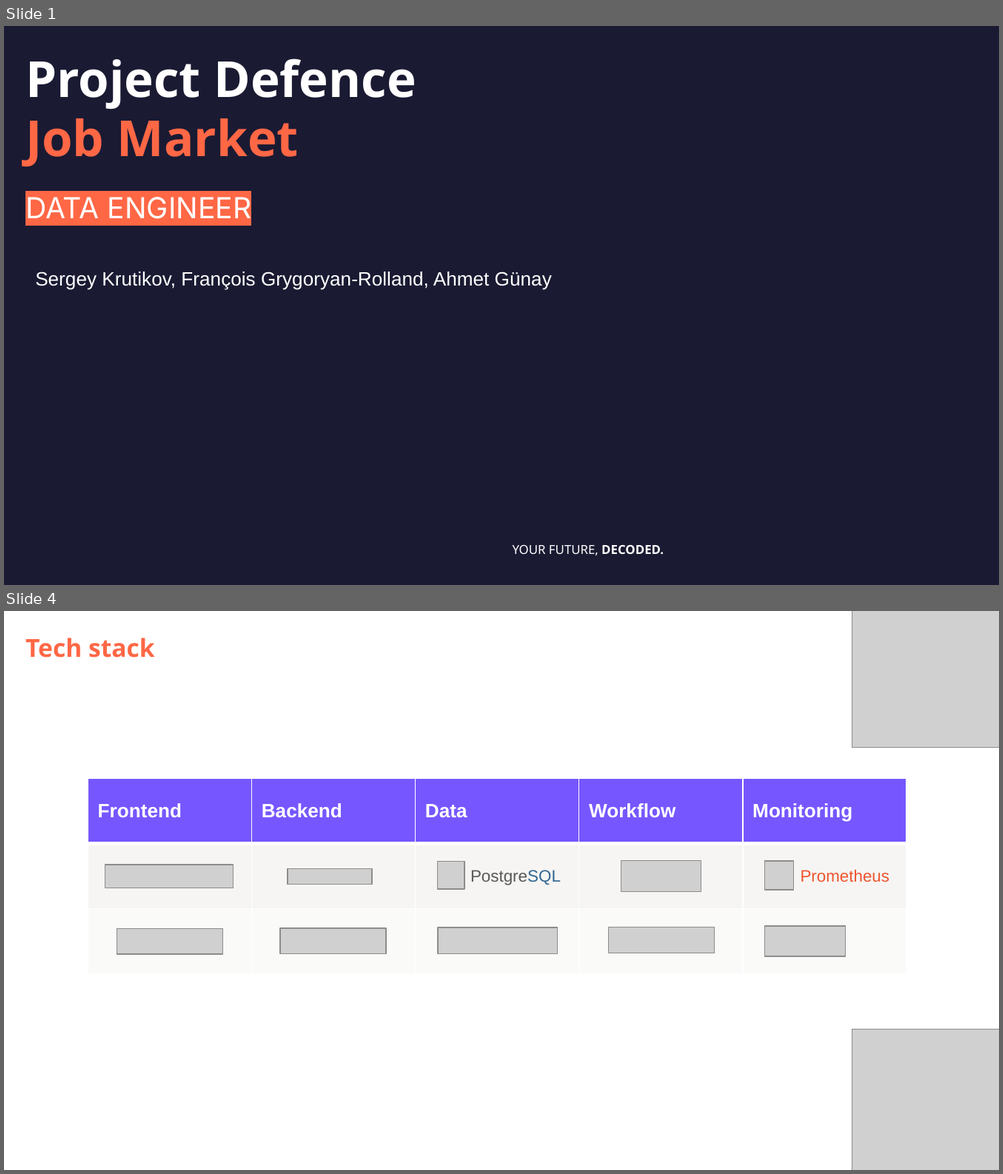
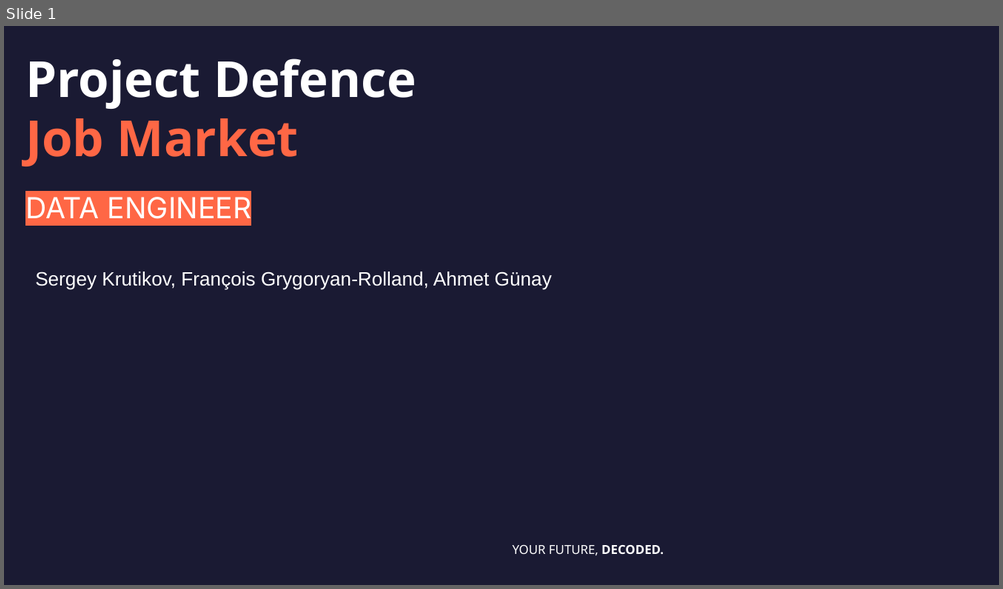
Before and after one commit to DataScientest-Studio/jun26bde-job-market, a slide deck: docs/defence/Defence.pptx. Shown one above the other, each under a label of ours: slides 1 and 4 before the commit, slide 1 after it; the slides between them are not shown. The pictures are 1003x1174 and 1003x589 pixels, drawn with LibreOffice and Linux fonts; fonts in the diff are those of the drawing; grey boxes stand for pictures; background and template pictures are left out. Boxes give left, top, right and bottom in pixels: in the first picture for what was removed or moved away, otherwise in the second. Text is boxed around its words. In the diff, an @@ line names an element or a change of style, - is before the commit and + after.

```diff
--- a/docs/defence/Defence.pptx
+++ b/docs/defence/Defence.pptx
@@ slide 4 removed at bbox=[4, 611, 999, 1170], background #FFFFFF @@
@@ picture removed at bbox=[851, 611, 999, 748] @@
@@ subtitle removed at bbox=[25, 638, 155, 658] @@
-Tech stack
@@ table removed at bbox=[88, 778, 908, 974], 3 rows, 5 columns @@
-Frontend | Backend | Data | Workflow | Monitoring
- |  |  |  | 
- |  |  |  | 
@@ picture removed at bbox=[105, 865, 233, 889] @@
@@ picture removed at bbox=[287, 869, 372, 885] @@
@@ picture removed at bbox=[438, 862, 464, 889] @@
@@ text removed at bbox=[470, 870, 560, 886] @@
-PostgreSQL
@@ picture removed at bbox=[620, 860, 701, 891] @@
@@ picture removed at bbox=[764, 862, 793, 891] @@
@@ text removed at bbox=[800, 869, 890, 883] @@
-Prometheus
@@ picture removed at bbox=[116, 928, 222, 954] @@
@@ picture removed at bbox=[281, 928, 386, 954] @@
@@ picture removed at bbox=[438, 927, 557, 953] @@
@@ picture removed at bbox=[608, 927, 713, 953] @@
@@ picture removed at bbox=[764, 926, 845, 957] @@
@@ picture removed at bbox=[851, 1030, 999, 1170] @@
```
Also in this commit, not shown: 10 slides changed, 6 slides added, 4 other slides removed, 23 other files.
